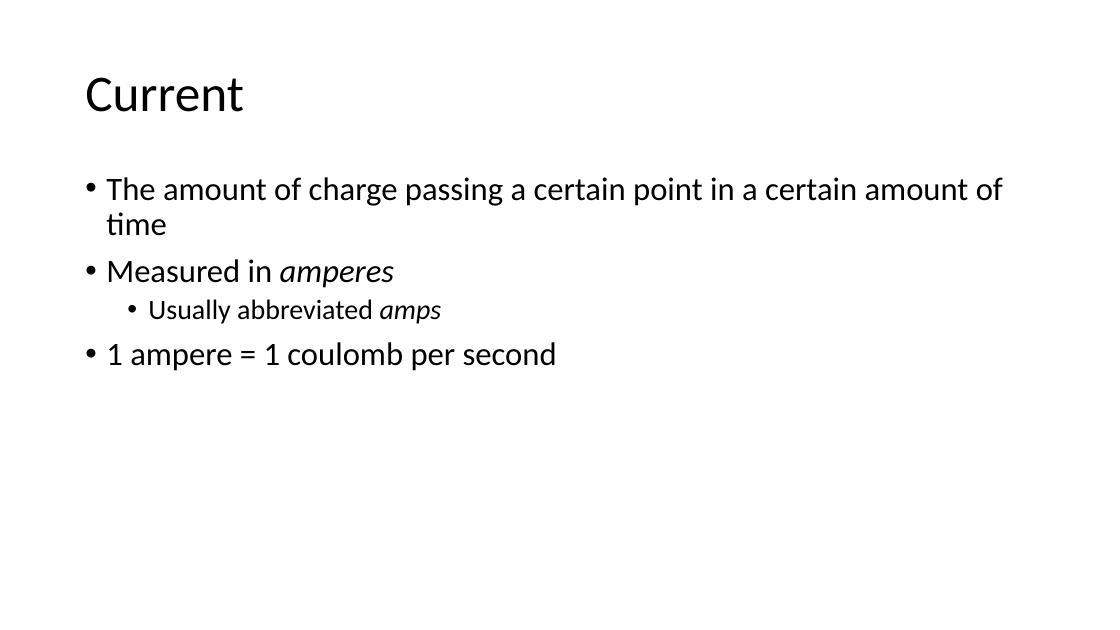
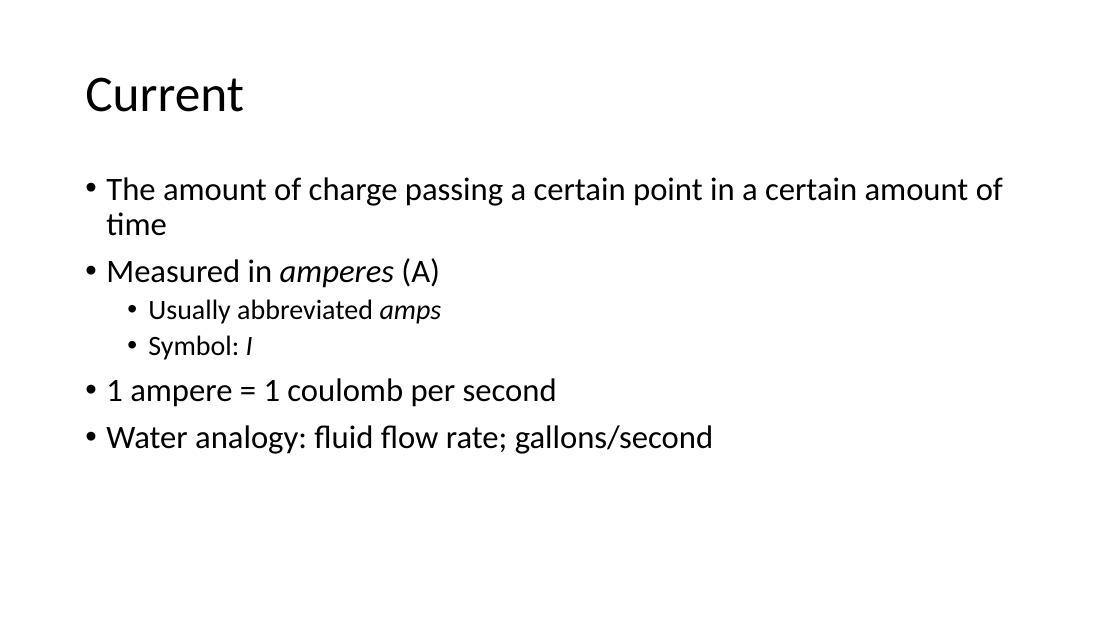
Before and after one commit to carlosgj/FRC-Training, a slide deck: slide 8 of Electronics 101.pptx. Drawn at 1120x630 pixels with LibreOffice and Linux fonts; fonts in the diff are those of the drawing. Boxes give left, top, right and bottom in pixels: in the first picture for what was removed or moved away, otherwise in the second. Text is boxed around its words. In the diff, an @@ line names an element or a change of style, - is before the commit and + after.

```diff
--- a/Electronics 101.pptx
+++ b/Electronics 101.pptx
@@ text at (x1=106, y1=258, x2=440, y2=288): text changed @@
-• Measured in amperes
+• Measured in amperes (A)
@@ text at (x1=148, y1=335, x2=253, y2=360): paragraph added @@
+  • Symbol: I
@@ text at (x1=106, y1=425, x2=713, y2=454): paragraph added @@
+• Water analogy: fluid flow rate; gallons/second
```
Also in this commit, not shown: 3 other slides changed, 11 slides added.
